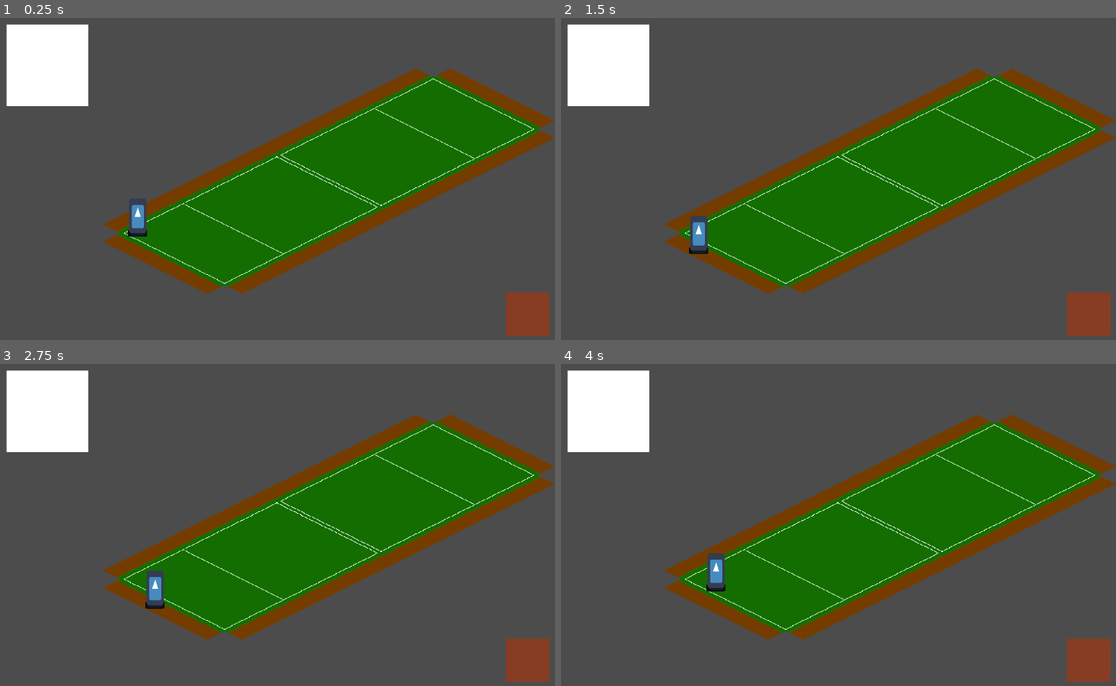
Above: before the commit, frames 1-4 (two rows, left to right).
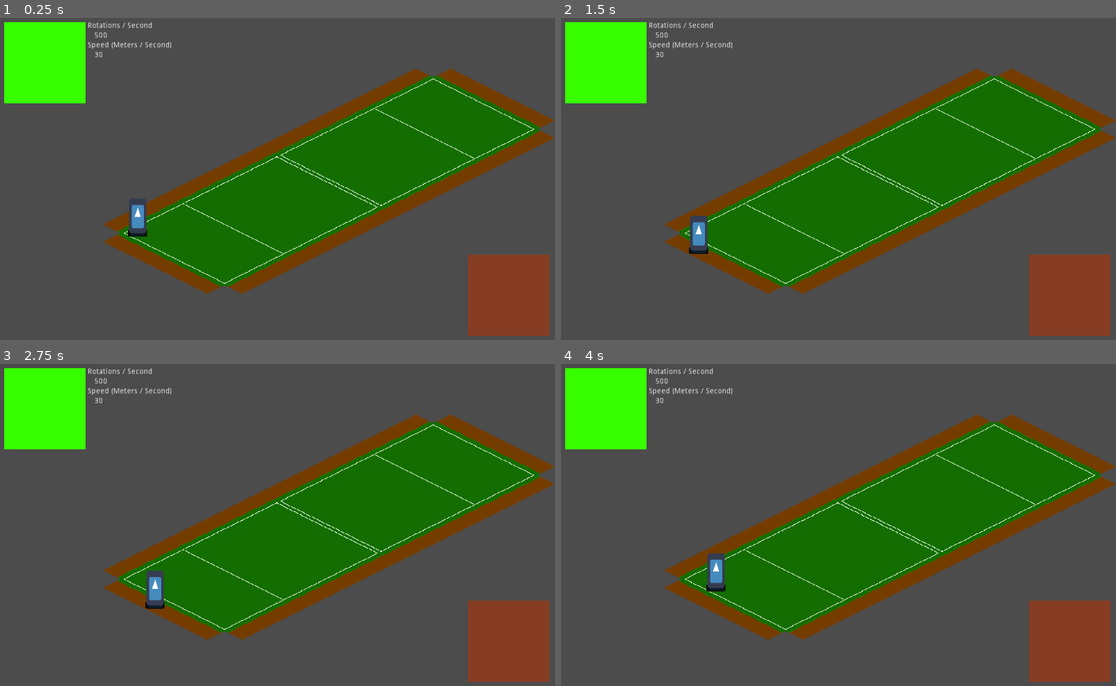
Above: after the commit, the same moments.

Repository: flarkminator/HF_01
Game: Godot game, scene res://Scenes/TestMap.tscn
The game is run twice, just before and just after one commit, with the same random seed, the same clock (stepped at 60 frames per second) and the same inputs. The engine's default icon, where the game draws it, is replaced by a stand-in: a white triangle on a blue panel in a dark square.
Inputs:
- Up to frame 1 (0.25 s): no input
- Up to frame 2 (1.5 s): tap Enter at 0.5 s; hold Right (ui_right) 0.53-1.28 s; tap Space at 1.25 s; hold Down (ui_down) from 1.28 s (still down)
- Up to frame 3 (2.75 s): tap Enter at 2 s; release Down (ui_down) at 2.03 s; hold Right (ui_right) from 2.03 s (still down)
- Up to frame 4 (4 s): tap Space at 2.75 s; release Right (ui_right) at 2.78 s; hold Up (ui_up) 2.78-3.53 s; tap Enter at 3.5 s; hold Left (ui_left) from 3.53 s (still down)

The runs differ from the first frame. In frame 1, 6.9% of the frame differs, in the area x 0-99%, y 1-99%; in frame 2, 6.9%; in frame 3, 6.9%; in frame 4, 6.9%.

Commit message:
Added some sub interfaces, not sure how I happy am with this layout.

Diff:
--- a/Scenes/Interfaces/Main Interface.tscn
+++ b/Scenes/Interfaces/Main Interface.tscn
@@ -6,15 +6,53 @@
 margin_right = -1024.0
 margin_bottom = -600.0
 
+[node name="ReferenceRect" type="ReferenceRect" parent="."]
+anchor_right = 1.0
+anchor_bottom = 1.0
+
 [node name="Match_TopLeft_Interface" type="Control" parent="."]
-margin_right = 40.0
-margin_bottom = 40.0
+margin_left = 10.0
+margin_top = 10.0
+margin_right = 300.0
+margin_bottom = 150.0
 
-[node name="ColorRect" type="ColorRect" parent="Match_TopLeft_Interface"]
-margin_left = 15.0
-margin_top = 15.0
-margin_right = 165.0
-margin_bottom = 165.0
+[node name="HBoxContainer" type="HBoxContainer" parent="Match_TopLeft_Interface"]
+anchor_right = 1.0
+anchor_bottom = 1.0
+
+[node name="ColorRect" type="ColorRect" parent="Match_TopLeft_Interface/HBoxContainer"]
+margin_right = 150.0
+margin_bottom = 150.0
+rect_min_size = Vector2( 150, 150 )
+color = Color( 0.219608, 1, 0, 1 )
+
+[node name="VBoxContainer" type="VBoxContainer" parent="Match_TopLeft_Interface/HBoxContainer"]
+margin_left = 154.0
+margin_right = 309.0
+margin_bottom = 150.0
+
+[node name="RotationLabel" type="Label" parent="Match_TopLeft_Interface/HBoxContainer/VBoxContainer"]
+margin_right = 155.0
+margin_bottom = 14.0
+text = "Rotations / Second"
+
+[node name="Rotations" type="Label" parent="Match_TopLeft_Interface/HBoxContainer/VBoxContainer"]
+margin_top = 18.0
+margin_right = 155.0
+margin_bottom = 32.0
+text = "   500"
+
+[node name="SpeedLabel" type="Label" parent="Match_TopLeft_Interface/HBoxContainer/VBoxContainer"]
+margin_top = 36.0
+margin_right = 155.0
+margin_bottom = 50.0
+text = "Speed (Meters / Second)"
+
+[node name="Speed" type="Label" parent="Match_TopLeft_Interface/HBoxContainer/VBoxContainer"]
+margin_top = 54.0
+margin_right = 155.0
+margin_bottom = 68.0
+text = "   30"
 
 [node name="Match_BottomRight_Interface" type="Control" parent="."]
 anchor_left = 1.0
@@ -23,14 +61,15 @@
 anchor_bottom = 1.0
 margin_left = -40.0
 margin_top = -40.0
+margin_right = -10.0
+margin_bottom = -10.0
 
 [node name="ColorRect" type="ColorRect" parent="Match_BottomRight_Interface"]
 anchor_left = 1.0
 anchor_top = 1.0
 anchor_right = 1.0
 anchor_bottom = 1.0
-margin_left = -90.0
-margin_top = -90.0
-margin_right = -10.0
-margin_bottom = -10.0
+margin_left = -150.0
+margin_top = -150.0
+rect_min_size = Vector2( 150, 150 )
 color = Color( 0.533333, 0.243137, 0.141176, 1 )
--- /dev/null
+++ b/Scenes/Interfaces/Match_BottomRight_Interface.tscn
@@ -0,0 +1,21 @@
+[gd_scene format=2]
+
+[node name="Match_BottomRight_Interface" type="Control"]
+anchor_left = 1.0
+anchor_top = 1.0
+anchor_right = 1.0
+anchor_bottom = 1.0
+margin_left = -40.0
+margin_top = -40.0
+margin_right = -10.0
+margin_bottom = -10.0
+
+[node name="ColorRect" type="ColorRect" parent="."]
+anchor_left = 1.0
+anchor_top = 1.0
+anchor_right = 1.0
+anchor_bottom = 1.0
+margin_left = -150.0
+margin_top = -150.0
+rect_min_size = Vector2( 150, 150 )
+color = Color( 0.533333, 0.243137, 0.141176, 1 )
--- /dev/null
+++ b/Scenes/Interfaces/Match_TopLeft_Interface.tscn
@@ -0,0 +1,45 @@
+[gd_scene format=2]
+
+[node name="Match_TopLeft_Interface" type="Control"]
+margin_left = 10.0
+margin_top = 10.0
+margin_right = 300.0
+margin_bottom = 150.0
+
+[node name="HBoxContainer" type="HBoxContainer" parent="."]
+anchor_right = 1.0
+anchor_bottom = 1.0
+
+[node name="ColorRect" type="ColorRect" parent="HBoxContainer"]
+margin_right = 150.0
+margin_bottom = 150.0
+rect_min_size = Vector2( 150, 150 )
+color = Color( 0.219608, 1, 0, 1 )
+
+[node name="VBoxContainer" type="VBoxContainer" parent="HBoxContainer"]
+margin_left = 154.0
+margin_right = 309.0
+margin_bottom = 150.0
+
+[node name="RotationLabel" type="Label" parent="HBoxContainer/VBoxContainer"]
+margin_right = 155.0
+margin_bottom = 14.0
+text = "Rotations / Second"
+
+[node name="Rotations" type="Label" parent="HBoxContainer/VBoxContainer"]
+margin_top = 18.0
+margin_right = 155.0
+margin_bottom = 32.0
+text = "   500"
+
+[node name="SpeedLabel" type="Label" parent="HBoxContainer/VBoxContainer"]
+margin_top = 36.0
+margin_right = 155.0
+margin_bottom = 50.0
+text = "Speed (Meters / Second)"
+
+[node name="Speed" type="Label" parent="HBoxContainer/VBoxContainer"]
+margin_top = 54.0
+margin_right = 155.0
+margin_bottom = 68.0
+text = "   30"
